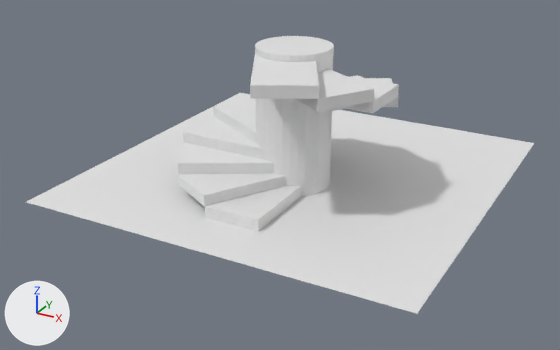
A saved change to the Blender file section 1.blend.
Both versions are drawn from a 50 mm camera at (5.54, -11.34, 5.72) aimed at (-0.63, -0.12, 0.12). Arrows for +X, +Y and +Z are at lower left; the lights stay in place.

Objects in the first picture: 'Ground', 'Pole', 'Stair', 'Stair.001', 'Stair.002', 'Stair.003', 'Stair.004', 'Stair.009', 'Stair.010', 'Stair.011'.
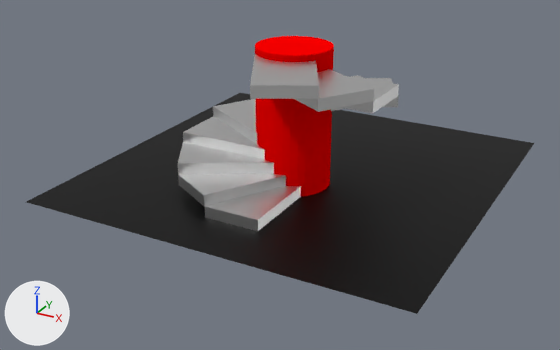
Edits to the scene script, one JSON object a line:
```json
{"op": "add", "block": "mat_silver", "code": ["mat_silver = principled_material('Silver')", "mat_silver.base_color = (0.8, 0.8, 0.8)  # white #e7e7e7", "mat_silver.metallic = 1.0", "mat_silver.roughness = 0.4"]}
{"op": "add", "block": "mat_black", "code": ["mat_black = principled_material('Black')", "mat_black.base_color = (0.0, 0.0, 0.0)  # black #000000", "mat_black.metallic = 0.5"]}
{"op": "add", "block": "mat_red", "code": ["mat_red = diffuse_material('Red')", "mat_red.base_color = (1.0, 0.0, 0.0)  # red #ff0000"]}
{"block": "me_cube_005", "where": "me_cube_005.from_pydata(...)  # 8 vertices, 6 faces; spans x -1.0..1.0, y -1.0..1.0, z -1.0..1.0"}
{"op": "add", "block": "me_cube_005", "code": "me_cube_005.materials.append(mat_silver)  # white #e7e7e7"}
{"block": "me_cube_006", "where": "me_cube_006.from_pydata(...)  # 8 vertices, 6 faces; spans x -1.0..1.0, y -1.0..1.0, z -1.0..1.0"}
{"op": "add", "block": "me_cube_006", "code": "me_cube_006.materials.append(mat_silver)  # white #e7e7e7"}
{"block": "me_cube_007", "where": "me_cube_007.from_pydata(...)  # 8 vertices, 6 faces; spans x -1.0..1.0, y -1.0..1.0, z -1.0..1.0"}
{"op": "add", "block": "me_cube_007", "code": "me_cube_007.materials.append(mat_silver)  # white #e7e7e7"}
{"block": "me_cube_008", "where": "me_cube_008.from_pydata(...)  # 8 vertices, 6 faces; spans x -1.0..1.0, y -1.0..1.0, z -1.0..1.0"}
{"op": "add", "block": "me_cube_008", "code": "me_cube_008.materials.append(mat_silver)  # white #e7e7e7"}
{"block": "me_cube_009", "where": "me_cube_009.from_pydata(...)  # 8 vertices, 6 faces; spans x -1.0..1.0, y -1.0..1.0, z -1.0..1.0"}
{"op": "add", "block": "me_cube_009", "code": "me_cube_009.materials.append(mat_silver)  # white #e7e7e7"}
{"block": "me_cylinder", "where": "me_cylinder.from_pydata(...)  # 64 vertices, 34 faces; spans x -1.0..1.0, y -1.0..1.0, z -1.0..1.0"}
{"op": "add", "block": "me_cylinder", "code": "me_cylinder.materials.append(mat_red)  # red #ff0000"}
{"block": "me_plane", "where": "me_plane.from_pydata(...)  # 4 vertices, 1 face; spans x -1.0..1.0, y -1.0..1.0, z 0.0"}
{"op": "add", "block": "me_plane", "code": "me_plane.materials.append(mat_black)  # black #000000"}
{"block": "me_cube_014", "where": "me_cube_014.from_pydata(...)  # 8 vertices, 6 faces; spans x -1.0..1.0, y -1.0..1.0, z -1.0..1.0"}
{"op": "add", "block": "me_cube_014", "code": "me_cube_014.materials.append(mat_silver)  # white #e7e7e7"}
{"block": "me_cube_015", "where": "me_cube_015.from_pydata(...)  # 8 vertices, 6 faces; spans x -1.0..1.0, y -1.0..1.0, z -1.0..1.0"}
{"op": "add", "block": "me_cube_015", "code": "me_cube_015.materials.append(mat_silver)  # white #e7e7e7"}
{"block": "me_cube_016", "where": "me_cube_016.from_pydata(...)  # 8 vertices, 6 faces; spans x -1.0..1.0, y -1.0..1.0, z -1.0..1.0"}
{"op": "add", "block": "me_cube_016", "code": "me_cube_016.materials.append(mat_silver)  # white #e7e7e7"}
```

Boxes (x1, y1, x2, y2) around the edits, measured in the pictures (560 x 350 px):
```json
{"object": "Ground", "change": "recoloured", "before": [26, 93, 534, 314], "after": [26, 93, 534, 314], "on screen": "white to black"}
{"object": "Pole", "change": "recoloured", "before": [255, 36, 334, 196], "after": [255, 36, 334, 196], "on screen": "white to red"}
{"object": "Stair.011", "change": "recoloured", "before": [250, 53, 319, 99], "after": [250, 53, 319, 99]}
{"object": "Stair", "change": "recoloured", "before": [205, 186, 301, 231], "after": [205, 186, 301, 231]}
{"object": "Stair.001", "change": "recoloured", "before": [178, 173, 286, 207], "after": [178, 173, 286, 207]}
{"object": "Stair.002", "change": "recoloured", "before": [177, 142, 274, 174], "after": [177, 142, 274, 174]}
{"object": "Stair.010", "change": "recoloured", "before": [295, 69, 374, 112], "after": [295, 69, 374, 112]}
{"object": "Stair.003", "change": "recoloured", "before": [183, 116, 265, 160], "after": [183, 116, 265, 160]}
{"object": "Stair.004", "change": "recoloured", "before": [213, 99, 257, 144], "after": [213, 99, 257, 144]}
{"object": "Stair.009", "change": "recoloured", "before": [341, 76, 399, 113], "after": [341, 76, 399, 113]}
```
